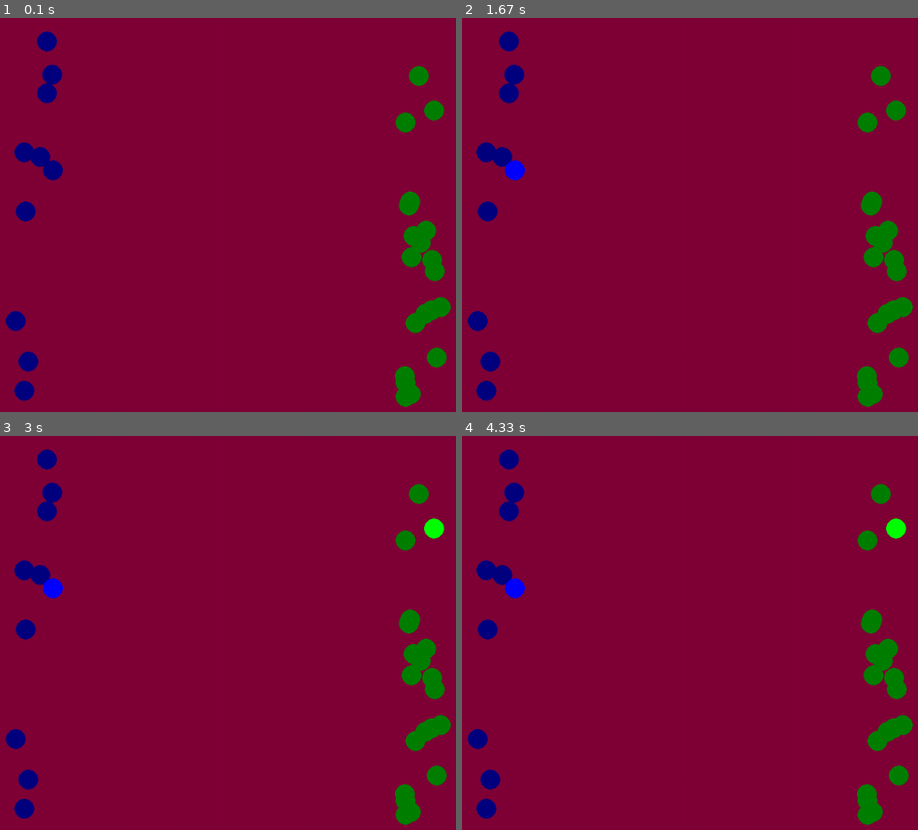
Above: before the commit, frames 1-4 (two rows, left to right).
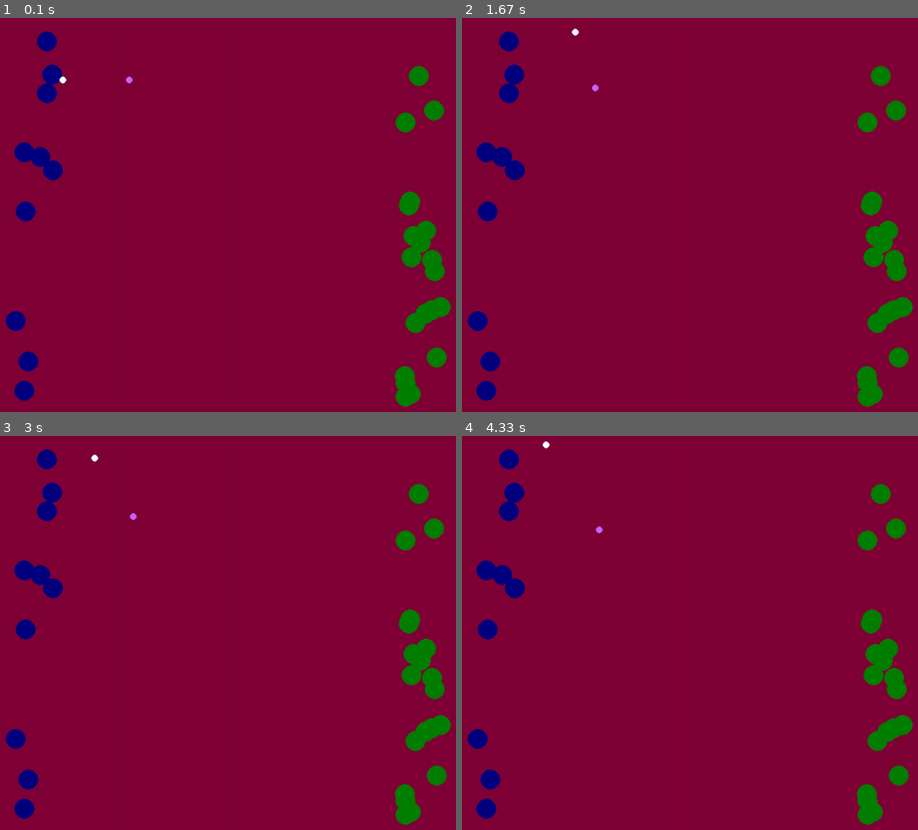
Above: after the commit, the same moments.

Repository: Wagdk/Innovation-og-python
Game: pygame game, started from Stilaris.py
Two runs of this game, one before a commit and one after it. Both use one fixed random seed, a clock stepped at 60 frames per second and the inputs below.
Inputs:
- Up to frame 1 (0.1 s): no input
- Up to frame 2 (1.67 s): hold D 0.33-0.8 s; hold Q 0.83-1.13 s; hold W 0.83-1.13 s; tap J at 0.9, 1.23, 1.57 s; tap U at 0.98 s; hold W 1.17-1.47 s; tap K at 1.32 s; hold D from 1.5 s (still down)
- Up to frame 3 (3 s): tap J at 1.87, 2.07, 2.37, 2.97 s; release D at 1.97 s; hold A 2-2.53 s; tap U at 2.15 s; tap Y at 2.57 s; hold S from 2.9 s (still down)
- Up to frame 4 (4.33 s): release S at 3.2 s; hold A 3.23-3.63 s; tap J at 3.3, 3.6, 3.73, 4.13 s; tap U at 3.38 s; hold W 3.67-4.03 s; tap K at 3.82 s; hold D from 4.07 s (still down)

The runs differ from the first frame. In frame 1, less than 0.1% of the frame differs, in the area x 13-30%, y 14-17%; in frame 2, 0.2%; in frame 3, 0.4%, in the area x 9-98%, y 4-42%; in frame 4, 0.4%.

Commit message:
Update Stilaris.py

Diff:
--- a/Stilaris.py
+++ b/Stilaris.py
@@ -52,6 +52,22 @@
     def move(self, dx, dy):
         self.pos[0] += dx
         self.pos[1] += dy
+
+
+class mouse:
+    def __init__(self, posx, posy, player, color, selecting, unit_move, rendered, points):
+        self.posx = posx
+        self.posy = posy
+        self.player = player
+        self.color = color
+        self.selecting = selecting
+        self.unit_move = unit_move
+        self.rendered = rendered
+        self.points = points
+
+    def move(self, dx, dy):
+        self.posx += dx
+        self.posy += dy
 
 
 
@@ -81,6 +97,21 @@
         units[player.index][player.selunit].selected = True        #Sets the new unit to selected
         units[player.index][player.selunit].color = light_color     #Returns the original color
 
+def select(player, basecolor, light_color):
+    global units
+    for i in units[player]:
+        if min(cursers[player].points[0], cursers[player].points[2]) < i.pos[0] and max(cursers[player].points[0], cursers[player].points[2]) > i.pos[0] and min(cursers[player].points[1], cursers[player].points[3]) < i.pos[1] and max(cursers[player].points[1], cursers[player].points[3]) > i.pos[1]:
+            i.color = light_color
+            i.selected = True
+
+
+        else:
+            i.color = basecolor
+            i.selected = False
+
+
+
+
 
 
 
@@ -95,8 +126,10 @@
 #bal1 = Ball(15, (100, 100), (0, 255, 0), "p1", False)
 #bal2 = Ball(20, (200, 100), (255, 0, 0), "p2", False)
 
-
-
+cursers = [
+    mouse(100, 100, 0, (255, 255, 255), False, False, True, [False, False, False, False]),
+    mouse(200, 100, 1, (200, 100, 255), False, False, True, [False, False, False, False])
+        ]
 
 
 
@@ -112,21 +145,33 @@
         #keyboard single-press detection
         if event.type == pygame.KEYDOWN:
 
+            #Player 1
             if event.key == pygame.K_q:
-                highlight(p1, BLUE, LIGHT_BLUE, False)
-
-
-            if event.key == pygame.K_e:
-                highlight(p1, BLUE, LIGHT_BLUE, True)
-
-
+                cursers[p1.index].selecting = True
+                cursers[p1.index].points[0] = cursers[p1.index].posx
+                cursers[p1.index].points[1] = cursers[p1.index].posy
+                print(cursers[p1.index].points[0],cursers[p1.index].points[1])
+
+
+            #Player 2
             if event.key == pygame.K_y:
-                highlight(p2, GREEN, LIGHT_GREEN, False)
-
-
-            if event.key == pygame.K_i:
-                highlight(p2, GREEN, LIGHT_GREEN, True)
-
+                pass
+
+
+        if event.type == pygame.KEYUP:
+
+            #Player 1
+            if event.key == pygame.K_q:
+                cursers[p1.index].selecting = False
+                cursers[p1.index].points[2] = cursers[p1.index].posx
+                cursers[p1.index].points[3] = cursers[p1.index].posy
+                print(cursers[p1.index].points[2],cursers[p1.index].points[3])
+                select(0, BLUE, LIGHT_BLUE)
+
+
+            #Player 2
+            if event.key == pygame.K_y:
+                pass
 
 
 
@@ -139,28 +184,63 @@
 
 
     #player 1
-    #if keys[pygame.K_q]:
-
-
-
-
-
-
-
-
-
-
-
-
-
-
-
-
-    #Renders the units
+    if keys[pygame.K_w]:
+        cursers[p1.index].move(0, -2)
+
+    if keys[pygame.K_s]:
+        cursers[p1.index].move(0, 2)
+
+    if keys[pygame.K_a]:
+        cursers[p1.index].move(-2, 0)
+
+    if keys[pygame.K_d]:
+        cursers[p1.index].move(2, 0)
+
+
+
+    if keys[pygame.K_e]:
+        pass
+
+
+
+    #player 2
+    if keys[pygame.K_u]:
+        cursers[p2.index].move(0, -2)
+
+    if keys[pygame.K_j]:
+        cursers[p2.index].move(0, 2)
+
+    if keys[pygame.K_h]:
+        cursers[p2.index].move(-2, 0)
+
+    if keys[pygame.K_k]:
+        cursers[p2.index].move(2, 0)
+
+
+
+
+
+
+
+
+
+
+
+
+
+
+
+
+
+    #Rendering
     for p in units:
         for unit in p:
             unit.img()
 
+    for i in cursers:
+        pygame.draw.circle(screen, i.color , (i.posx, i.posy), 5)
+
+
     # Opdater skærmen
     pygame.display.flip() # Hver gang man flytter cirklen, opdateres skærmen så den viser den nye position
 
